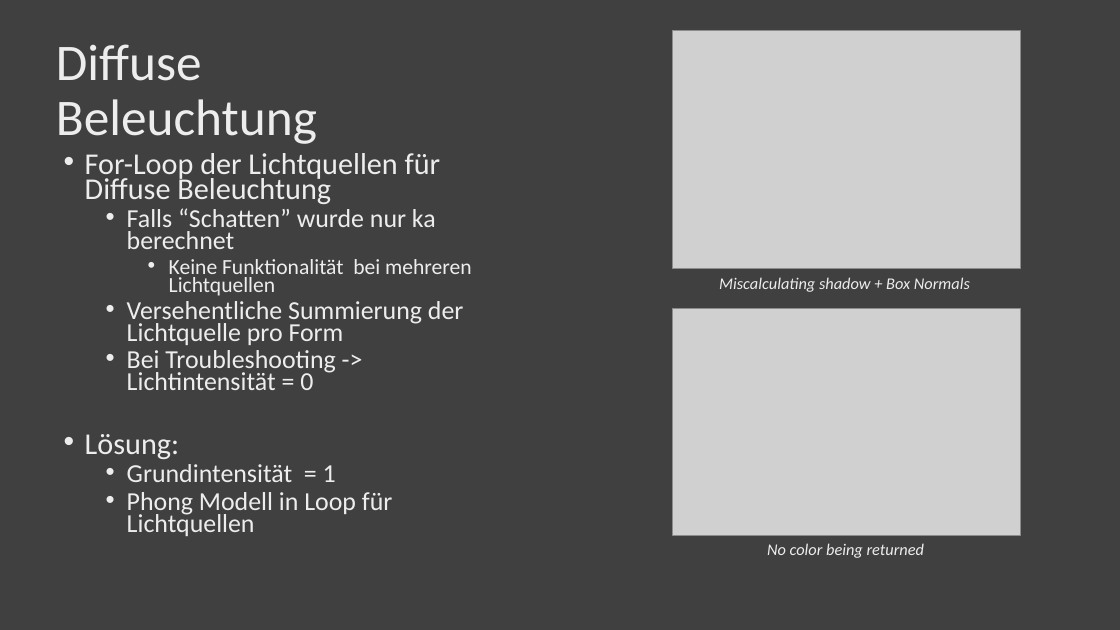
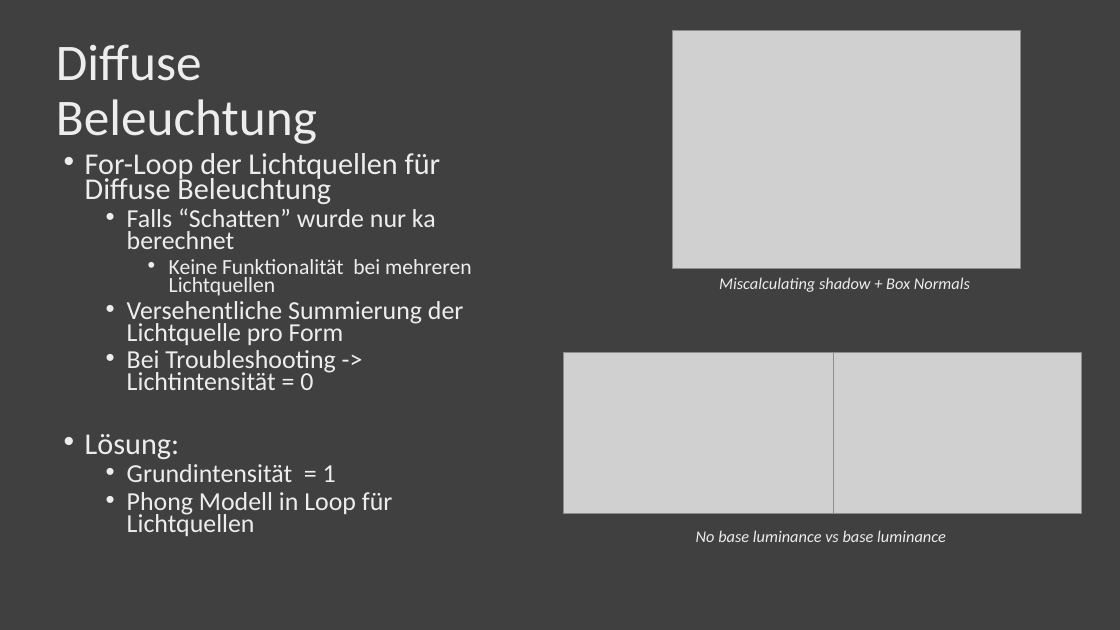
Before and after one commit to CheatinSloth/programmiersprachen-raytracer, a slide deck: slide 6 of Whitted Raytracing.pptx. Drawn at 1120x630 pixels with LibreOffice and Linux fonts; fonts in the diff are those of the drawing; grey boxes stand for pictures. Boxes give left, top, right and bottom in pixels: in the first picture for what was removed or moved away, otherwise in the second. Text is boxed around its words. In the diff, an @@ line names an element or a change of style, - is before the commit and + after.

Commit message:
new images, pptx changes

```diff
--- a/Whitted Raytracing.pptx
+++ b/Whitted Raytracing.pptx
@@ picture removed at (672, 308, 1020, 535) @@
@@ picture added at (563, 353, 833, 513) @@
@@ picture added at (833, 353, 1081, 513) @@
@@ text at (696, 530, 946, 542): text changed @@
-No color being returned
+No base luminance vs base luminance
```
Also in this commit, not shown: 2 other files.
